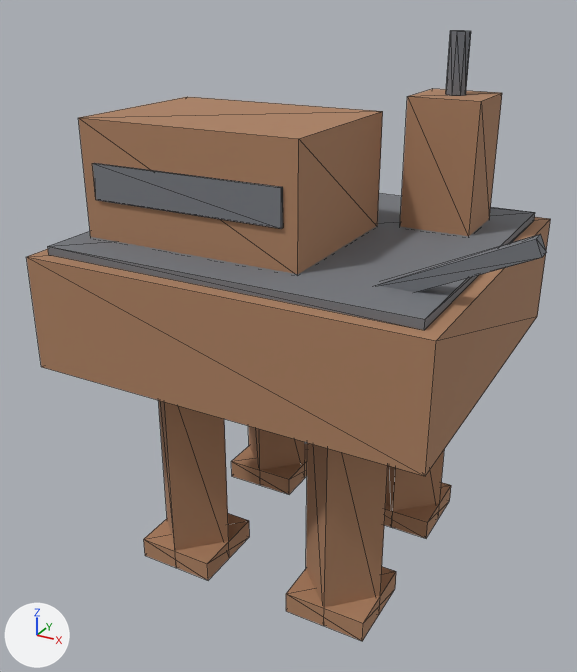
What one commit did to the glTF model games/unreal2_mods/U2Avalon/Models/glb/dead_rig_script.glb.
Before and after are seen from a camera (50 mm lens) standing at (25.2, -48.6, 41.3) and looking at (-0.5, -2.0, 18.0). The axes (+X, +Y, +Z) are drawn at lower left. The lights are the same throughout. The picture after the commit comes second. Mesh edges are drawn as thin lines. Where no turn or scale is listed for an object, it has been applied to the vertices.

The older version as bpy lines, for what is in view:
```python
ob_cube = bpy.data.objects.new('Cube', me_cube)
ob_cube.location = (6.36, 6.36, 9.0)
ob_cube_004 = bpy.data.objects.new('Cube.004', me_cube_004)
ob_cube_004.location = (-6.36, -6.36, 9.0)
ob_cube_005 = bpy.data.objects.new('Cube.005', me_cube_005)
ob_cube_005.location = (-6.36, -6.36, 0.8)
ob_cube_006 = bpy.data.objects.new('Cube.006', me_cube_006)
ob_cube_006.location = (6.36, -6.36, 9.0)
ob_cube_007 = bpy.data.objects.new('Cube.007', me_cube_007)
ob_cube_007.location = (6.36, -6.36, 0.8)
ob_cube_008 = bpy.data.objects.new('Cube.008', me_cube_008)
ob_cube_008.location = (0.0, 0.0, 21.0)
ob_cube_010 = bpy.data.objects.new('Cube.010', me_cube_010)
ob_cube_010.location = (-4.0, -3.0, 29.5)
ob_cube_012 = bpy.data.objects.new('Cube.012', me_cube_012)
ob_cube_012.location = (8.0, 6.0, 30.0)
ob_cylinder = bpy.data.objects.new('Cylinder', me_cylinder)
ob_cylinder.location = (8.0, 6.0, 36.5)
# also in view: 'Cube.013' at (13.0, -8.0, 27.0); 'Cube.009' at (0.0, 0.0, 25.3); 'Cube.011' at (-4.0, -9.1, 29.5); 'Cube.001' at (6.4, 6.4, 0.8); 'Cube.003' at (-6.4, 6.4, 0.8)
```
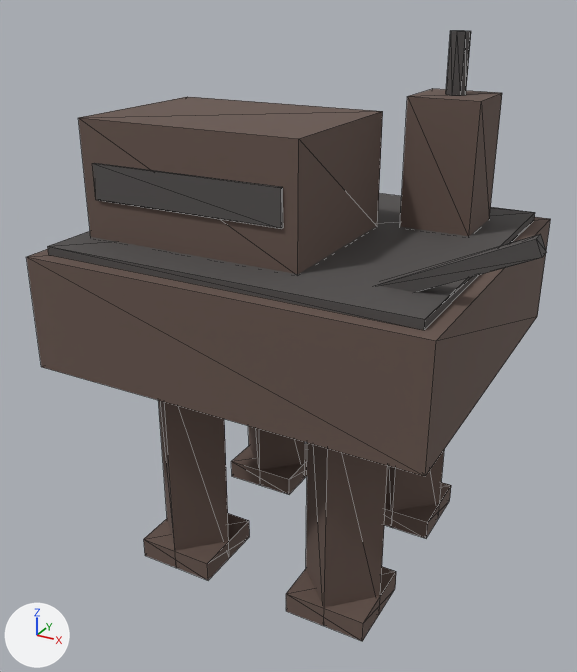
Boxes [x1, y1, x2, y2] around the edits, measured in the pictures (577 x 672 px):
'Cube.008', recoloured (darker): [26, 217, 551, 476] in both
'Cube.010', recoloured (darker): [78, 97, 383, 274] in both
'Cube.009', recoloured (grey to dark grey): [48, 193, 535, 330] in both
'Cube.012', recoloured (darker): [400, 89, 502, 236] in both
'Cube.006', recoloured (darker): [306, 443, 388, 608] in both
'Cube.004', recoloured (darker): [158, 400, 229, 551] in both
'Cube.011', recoloured (grey to dark grey): [92, 163, 283, 228] in both
'Cube.007', recoloured (darker): [286, 567, 396, 641] in both
'Cube.013', recoloured (grey to dark grey): [377, 234, 547, 292] in both
'Cube.005', recoloured (darker): [144, 513, 250, 580] in both
'Cube', recoloured (darker): [386, 450, 444, 511] in both
'Cube.003', recoloured: [231, 443, 307, 494] in both
'Cube.002', recoloured: [248, 426, 305, 470] in both
'Cube.001', recoloured: [384, 482, 451, 538] in both
'Cylinder', recoloured (grey to dark grey): [446, 31, 471, 96] in both

What the commit changed:
Material 'rust' (mat_rust) changes colour from brown #ad8161 to brown #67554d; in linear values from (0.42, 0.22, 0.12) to (0.135, 0.09, 0.074).
Material 'dark' (mat_dark) changes colour from grey #76797e to dark grey #524f4e; in linear values from (0.18, 0.19, 0.21) to (0.085, 0.078, 0.076).
